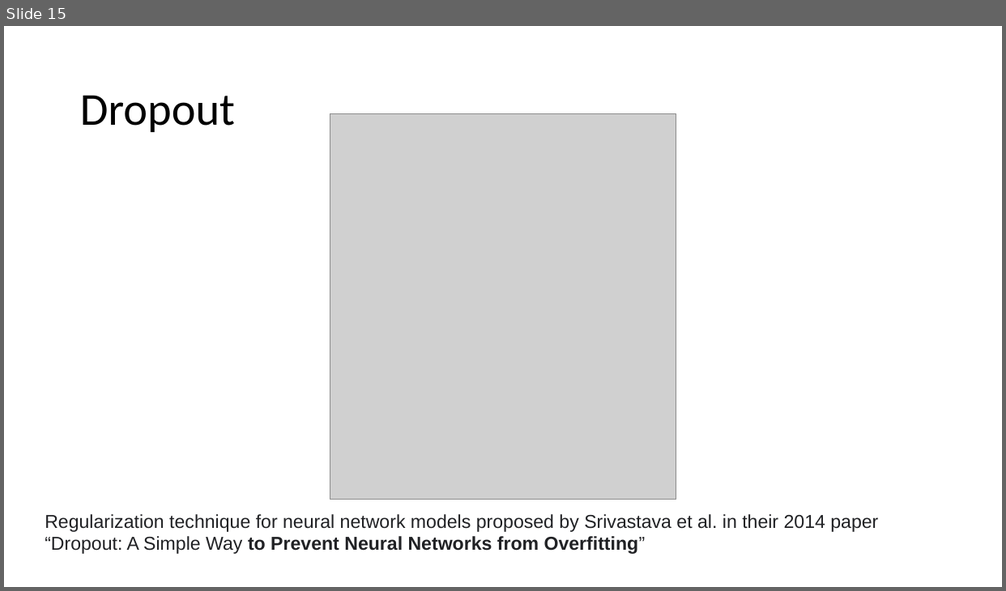
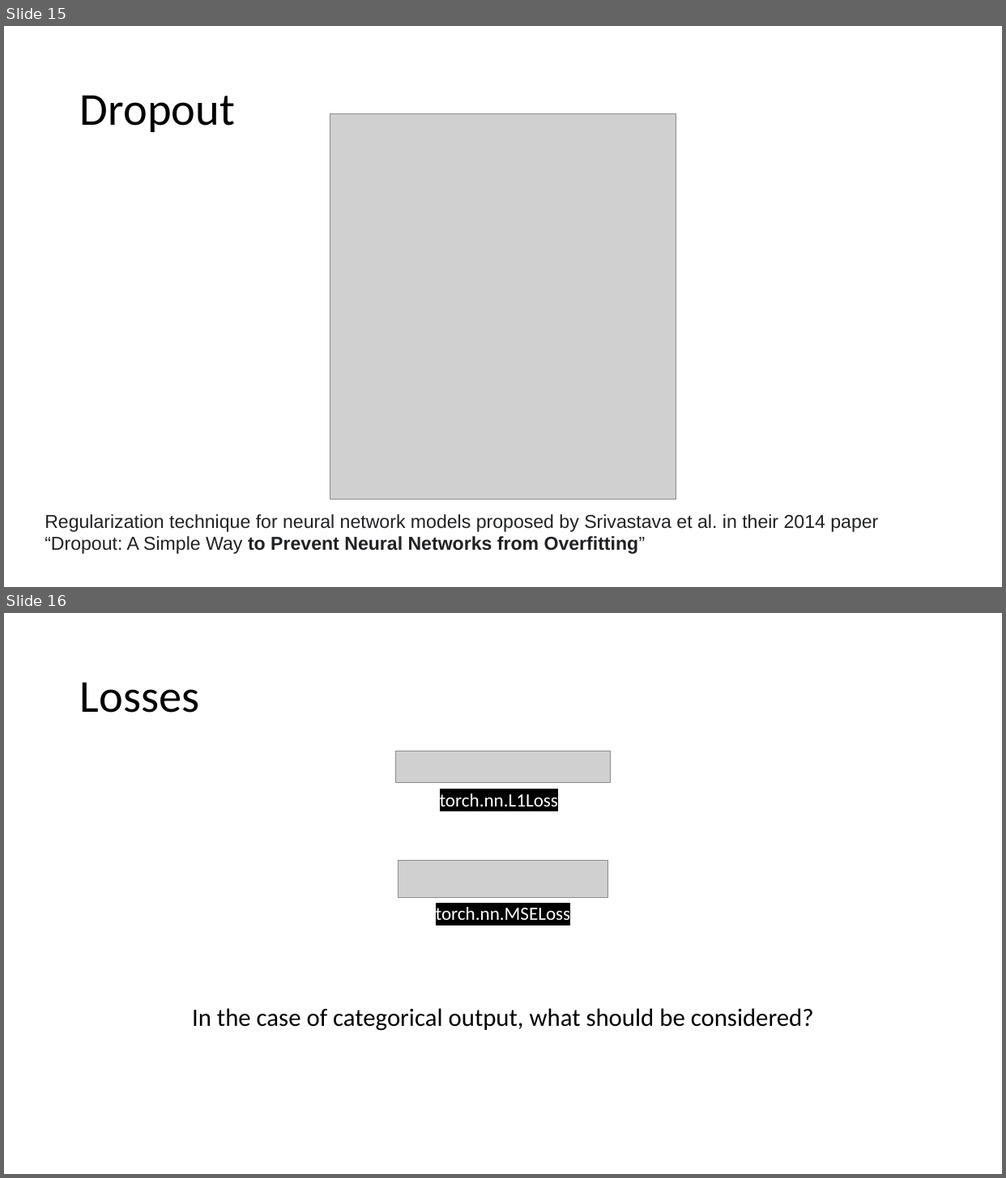
Before and after one commit to MICS-Lab/DeepLearningCourse, a slide deck: Slides_3.pptx. Shown one above the other, each under a label of ours: slide 15 before the commit, slides 15 and 16 after it. The pictures are 1006x591 and 1006x1178 pixels, drawn with LibreOffice and Linux fonts; fonts in the diff are those of the drawing; grey boxes stand for pictures. Boxes give left, top, right and bottom in pixels: in the first picture for what was removed or moved away, otherwise in the second. Text is boxed around its words. In the diff, an @@ line names an element or a change of style, - is before the commit and + after.

Commit message:
Added losses in Slides

```diff
--- a/Slides_3.pptx
+++ b/Slides_3.pptx
@@ slide 16 added at bbox=[4, 613, 1002, 1174], background #FFFFFF @@
@@ title added at bbox=[80, 682, 200, 713], 44 pt, text #000000 @@
+Losses
@@ picture added at bbox=[395, 752, 612, 783] @@
@@ text added at bbox=[440, 794, 558, 807], 18 pt, text #FFFFFF @@
+torch.nn.L1Loss
@@ picture added at bbox=[398, 861, 608, 898] @@
@@ text added at bbox=[436, 905, 571, 926], 18 pt, text #FFFFFF @@
+torch.nn.MSELoss
@@ text added at bbox=[192, 1008, 814, 1031], 24 pt, text #000000 @@
+In the case of categorical output, what should be considered?
```
Also in this commit, not shown: 5 other slides added.
